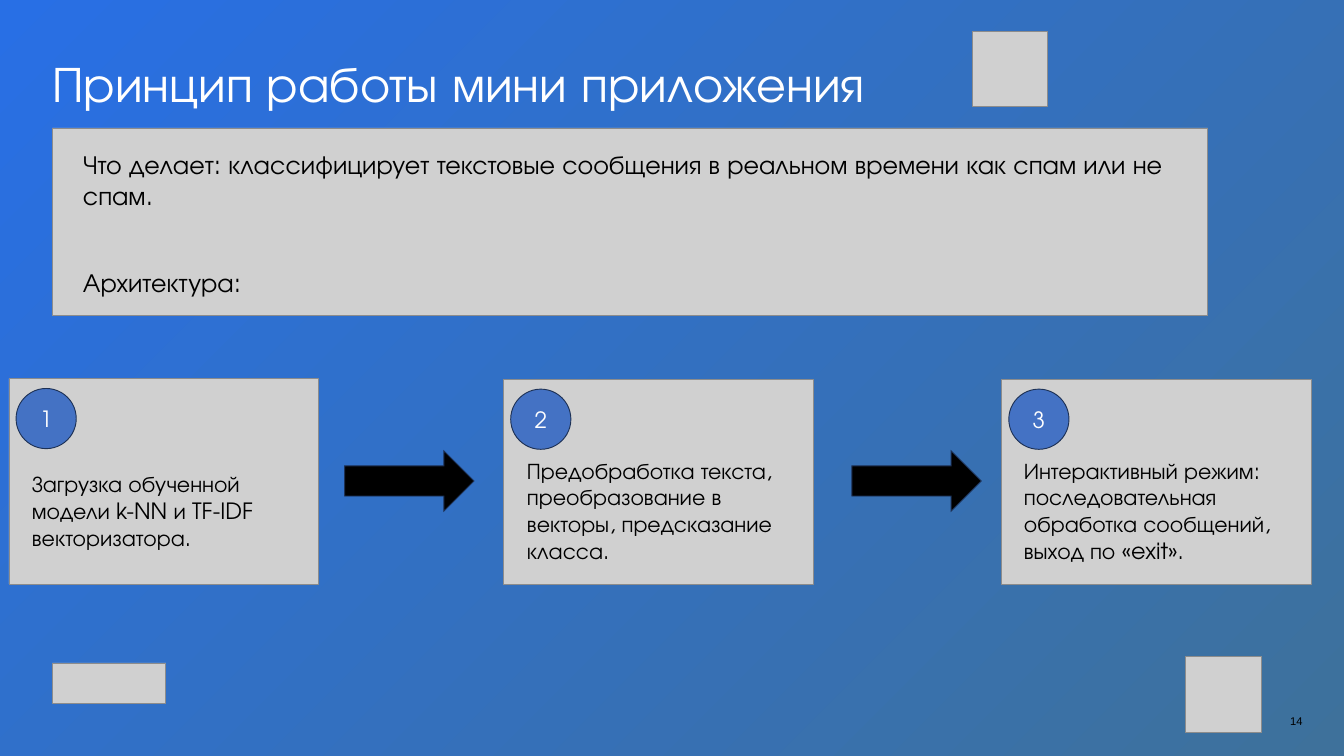
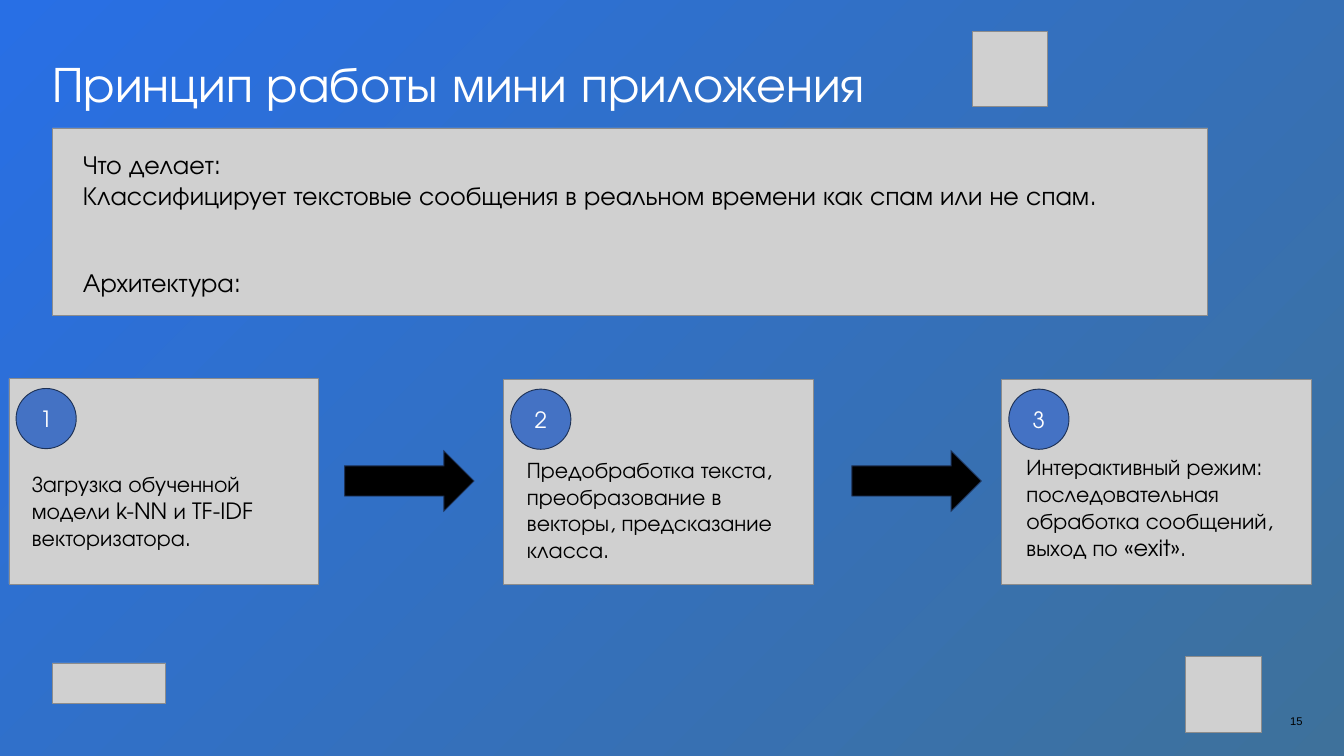
Before and after one commit to tmwsw/me5, a slide deck: slide 15 of Презентация курсовая Марин Виктор ИСП-21.pptx (slide 14 before the commit). Drawn at 1344x756 pixels with LibreOffice and Linux fonts; fonts in the diff are those of the drawing; grey boxes stand for pictures. Boxes give left, top, right and bottom in pixels: in the first picture for what was removed or moved away, otherwise in the second. Text is boxed around its words. In the diff, an @@ line names an element or a change of style, - is before the commit and + after.

```diff
--- a/Презентация курсовая Марин Виктор ИСП-21.pptx
+++ b/Презентация курсовая Марин Виктор ИСП-21.pptx
@@ text at box(83, 156, 1089, 210): text changed @@
-Что делает: классифицирует текстовые сообщения в реальном времени как спам или не спам.
+Что делает:
+Классифицирует текстовые сообщения в реальном времени как спам или не спам.
@@ text "Интерактивный режим: последовательная обработка сообщений, ...": place and size @@
-text "Интерактивный режим: последовательная обработка сообщений, ..." at box(1024, 464, 1264, 562)
+text "Интерактивный режим: последовательная обработка сообщений, ..." at box(1026, 460, 1267, 559)
@@ page number at box(1290, 717, 1302, 725): text changed @@
-14
+15
```
Also in this commit, not shown: 1 other slide changed, 1 slide added, 3 other files.
